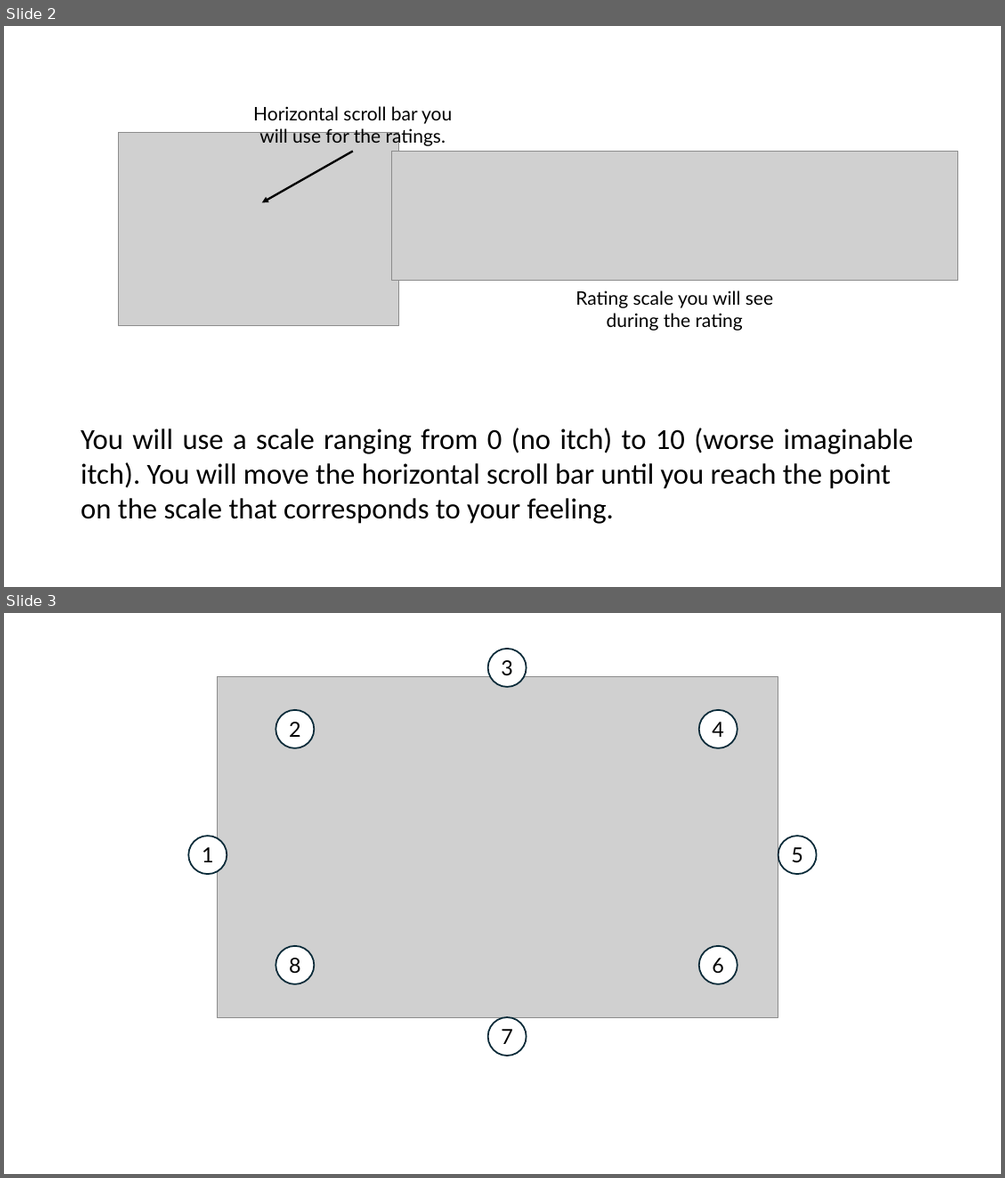
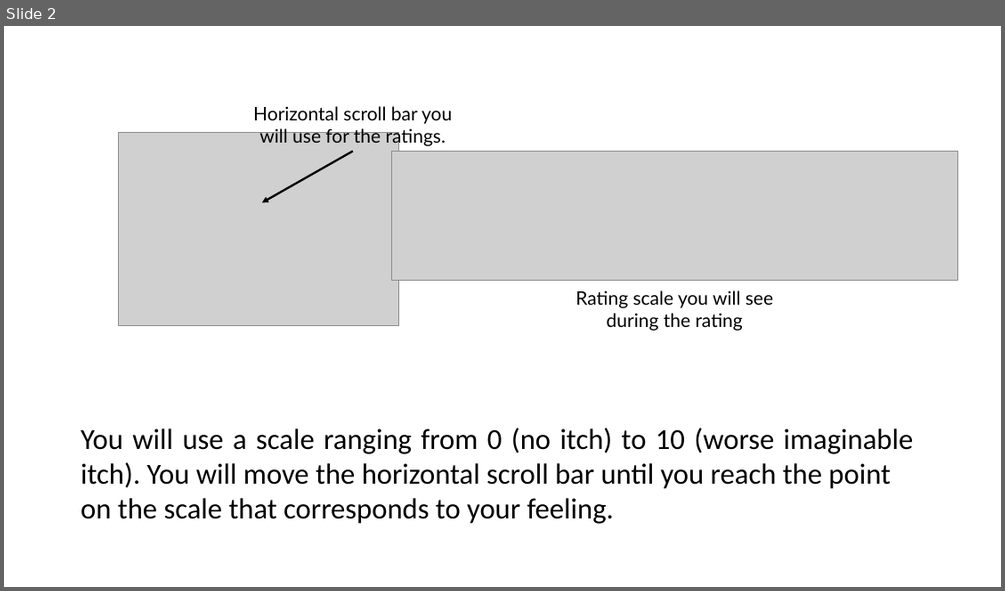
Before and after one commit to LabBench-Society/Protocols, a slide deck: docs/hyperknesisDemo/Images.pptx. Shown one above the other, each under a label of ours: slides 2 and 3 before the commit, slide 2 after it. The pictures are 1005x1178 and 1005x591 pixels, drawn with LibreOffice and Linux fonts; fonts in the diff are those of the drawing; grey boxes stand for pictures. Boxes give left, top, right and bottom in pixels: in the first picture for what was removed or moved away, otherwise in the second. Text is boxed around its words. In the diff, an @@ line names an element or a change of style, - is before the commit and + after.

```diff
--- a/docs/hyperknesisDemo/Images.pptx
+++ b/docs/hyperknesisDemo/Images.pptx
@@ slide 3 removed at [4, 613, 1001, 1174], background #FFFFFF @@
@@ group removed at [189, 649, 816, 1055]: 8 ellipses, 1 picture @@
-1
-2
-3
-4
-5
-6
-7
-8
```
Also in this commit, not shown: 1 slide added.
